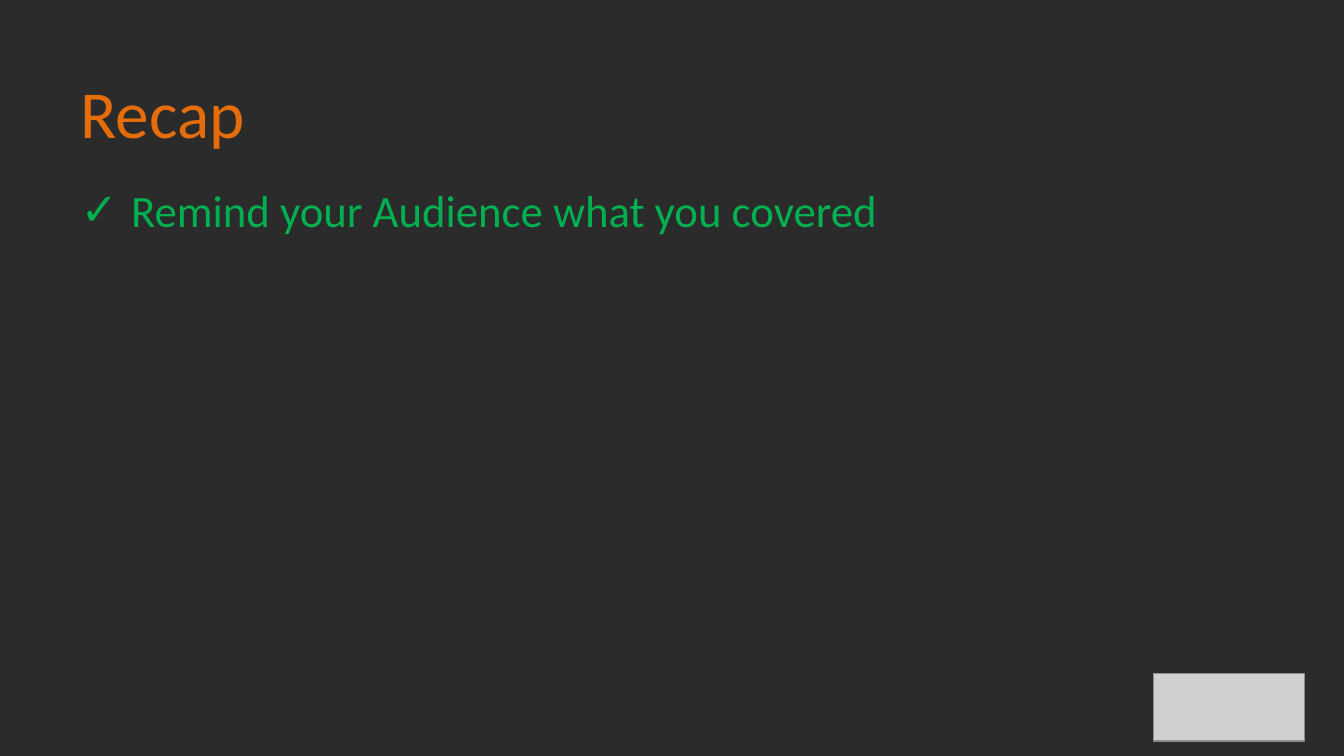
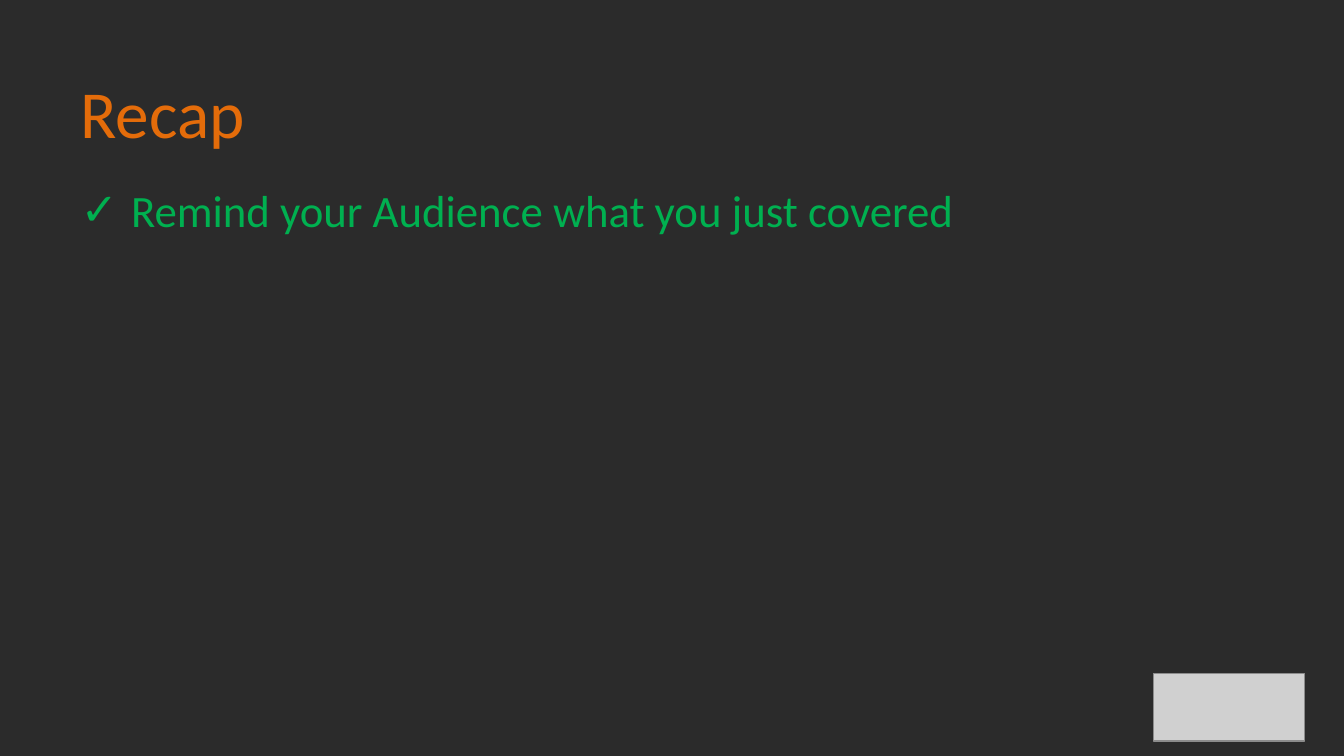
Before and after one commit to Alan-Lomax/MERG-SIG-Presentations, a slide deck: slide 5 of Part 0 - Presentation Template.potx. Drawn at 1344x756 pixels with LibreOffice and Linux fonts; fonts in the diff are those of the drawing; grey boxes stand for pictures; background and template pictures are left out; a plain dark background stands for a picture behind light text. Boxes give left, top, right and bottom in pixels: in the first picture for what was removed or moved away, otherwise in the second. Text is boxed around its words. In the diff, an @@ line names an element or a change of style, - is before the commit and + after.

Commit message:
Updated with Section Break Slides
Also added a spot for a live demo.

```diff
--- a/Part 0 - Presentation Template.potx
+++ b/Part 0 - Presentation Template.potx
@@ text at <box>131,196,953,235</box>: text changed @@
-✓ Remind your Audience what you covered
+✓ Remind your Audience what you just covered
```
